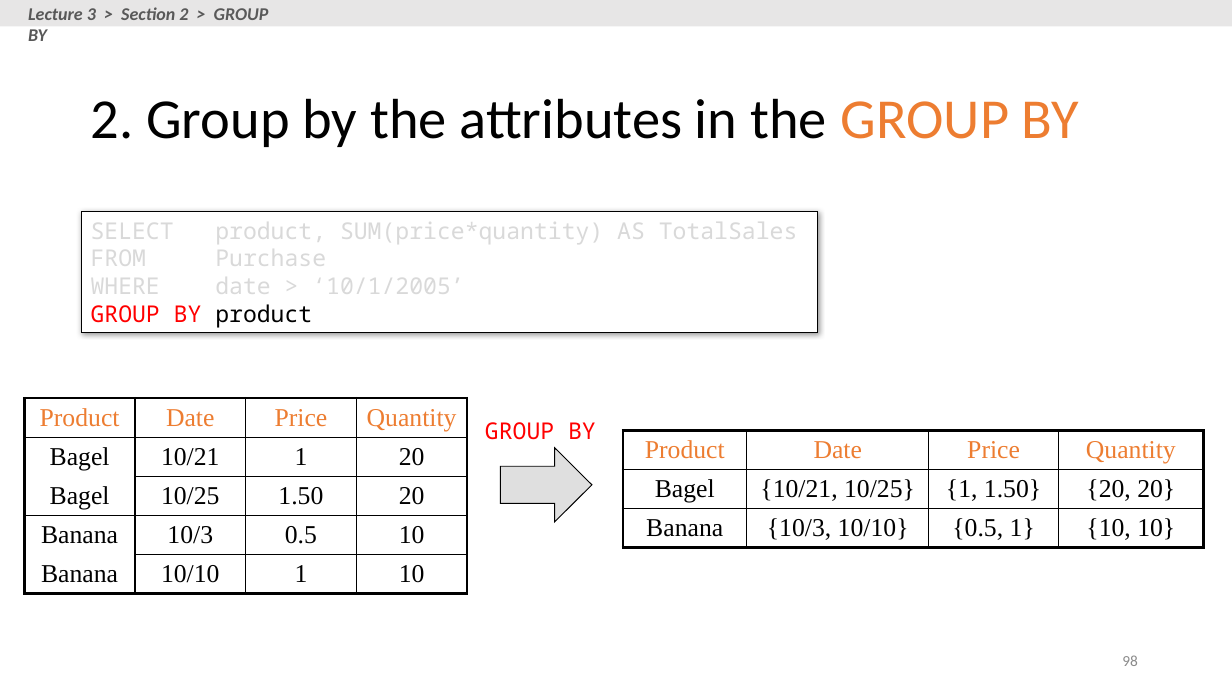
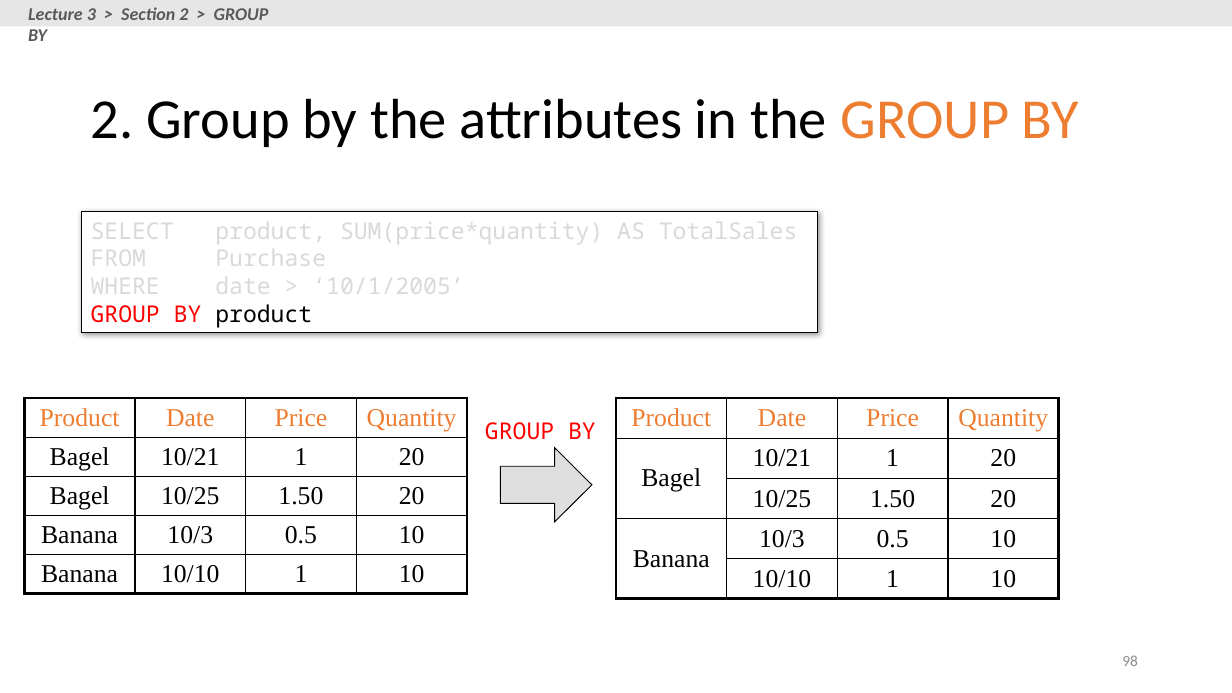
Before and after one commit to XIEQ/cs145-notebooks, a slide deck: slide 98 of lecture-2-3/Lecture_2_3_SQL.pptx. Drawn at 1232x693 pixels with LibreOffice and Linux fonts; fonts in the diff are those of the drawing. Boxes give left, top, right and bottom in pixels: in the first picture for what was removed or moved away, otherwise in the second. Text is boxed around its words. In the diff, an @@ line names an element or a change of style, - is before the commit and + after.

Commit message:
Minor edits to Lecture_2_3

```diff
--- a/lecture-2-3/Lecture_2_3_SQL.pptx
+++ b/lecture-2-3/Lecture_2_3_SQL.pptx
@@ table at (24,398,468,599) @@
@@ borders changed @@
@@ table at (616,398,1060,599) @@
-row 2: Bagel | {10/21, 10/25} | {1, 1.50} | {20, 20}
-row 3: Banana | {10/3, 10/10} | {0.5, 1} | {10, 10}
+row 2: Bagel | 10/21 | 1 | 20
+row 3:  | 10/25 | 1.50 | 20
+row 4: Banana | 10/3 | 0.5 | 10
+row 5:  | 10/10 | 1 | 10
@@ table: place and size @@
-table at (623,431,1203,551)
+table at (616,398,1060,599)
```
Also in this commit, not shown: 8 other slides changed, 2 slides added, 2 slides removed, 1 other file.
